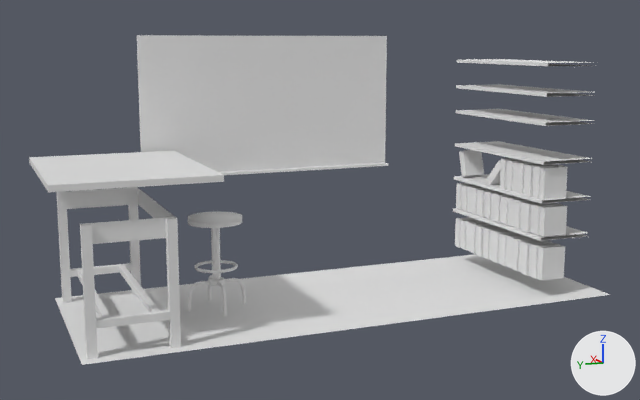
Before and after pictures for a commit that changed the Blender file Assets/models/house/floor02/secret_room_nw/secret_room_nw_furniture.blend.
The view is the same before and after, from a camera (50 mm lens) standing at (-11.32, 4.85, 1.38) and looking at (-0.03, 0.23, -0.81). Arrows for +X, +Y and +Z are at lower right; the lights stay in place.

Objects in the first picture: 'board', 'book_row.001', 'book_row.003', 'book_row.004', 'book_row.005', 'book_row.006', 'book_shelf.004', 'secret_room_nw_floor', 'table_base', 'table_legs', 'table_legs.002', 'table_top'.
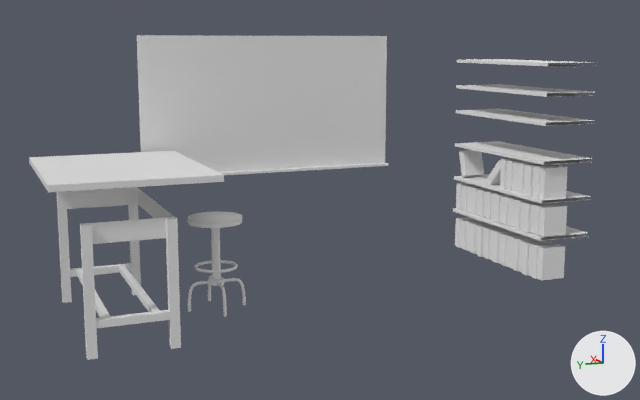
Boxes (x1, y1, x2, y2) around the edits, measured in the pictures (640 x 400 px):
'secret_room_nw_floor', deleted
    before: (55, 254, 610, 365)

What the commit changed:
Object 'secret_room_nw_floor' (ob_secret_room_nw_floor) is deleted.
